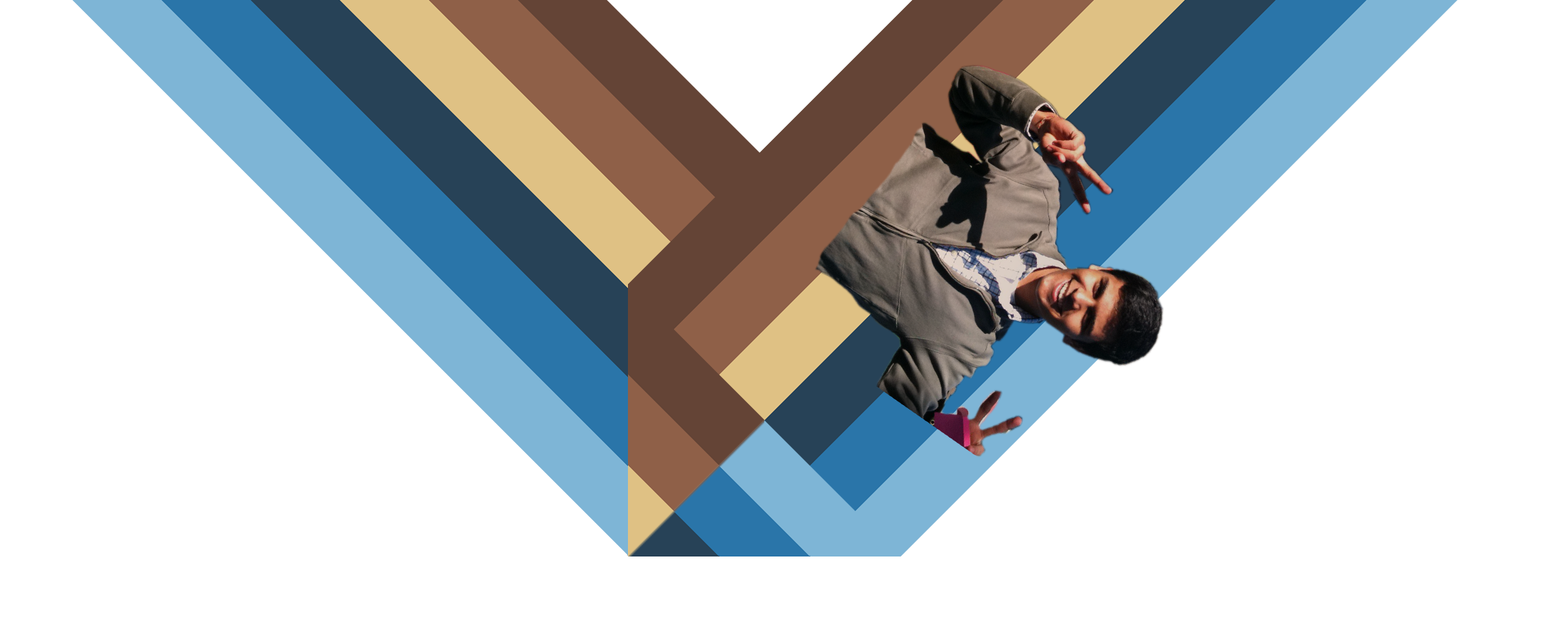
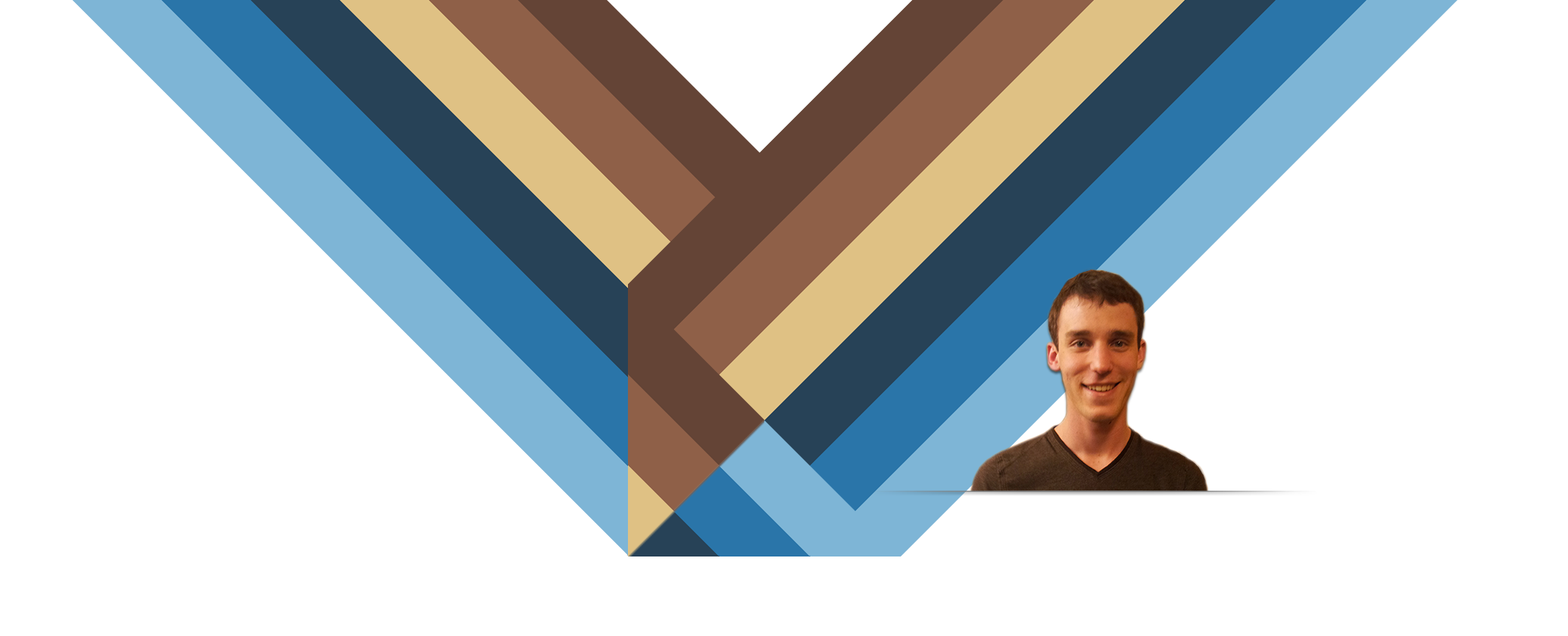
The second 1568 x 636 image is a revision of the first. Changes to its layers:
added group "Group 1" with 3 layers above "Layer 7" over [866, 266, 1315, 497]
added layer "Layer 8" in group "Group 1" over [874, 490, 1315, 493]
added layer "Layer 9" in group "Group 1" over [968, 491, 1212, 497]
added layer "Roetker_Frank_Frank_3rdOfJune" in group "Group 1" over [969, 266, 1209, 494]
hid "vismay" over [814, 64, 1166, 459]
